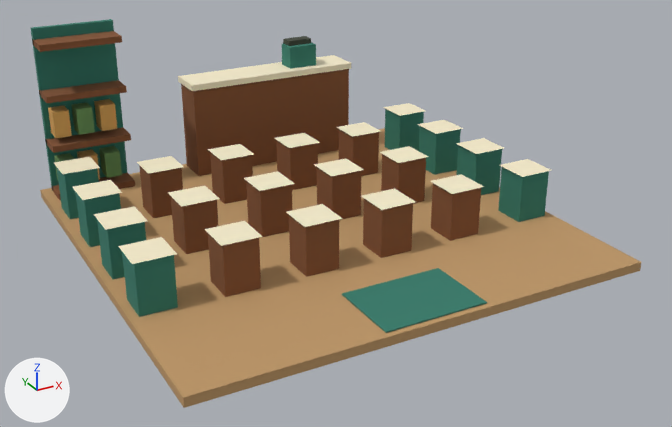
What one commit did to the glTF model assets/models/interiors/town_shop/floor.glb.
Both versions are drawn from a camera (50 mm lens) standing at (-1.55, -8.84, 3.47) and looking at (2.05, -2.31, 0.2). The lights are fixed; the arrows at lower left show +X, +Y and +Z. The picture after the commit comes second. Vertices at exactly the same position are counted once.

Objects in the first picture: 'floor'.
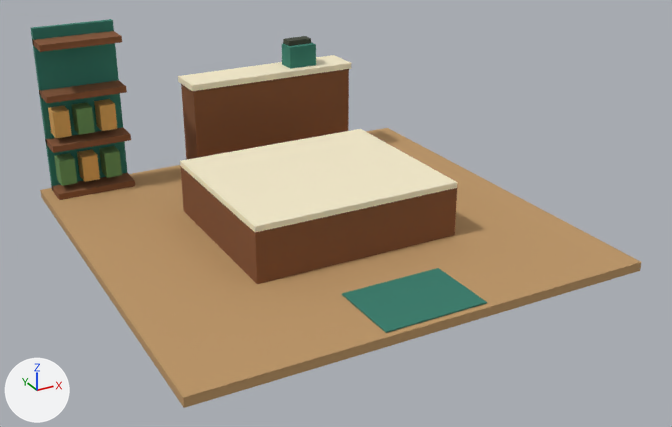
The change, as JSON lines over the scene's bpy script:
```json
{"block": "me_mesh_0", "where": "# used by ob_floor; location = (0.0, 0.0, 0.0)"}
{"op": "remove", "block": "me_mesh_0", "code": "me_mesh_0.from_pydata(...)  # 374 vertices, 404 faces; spans x 0.0..4.0, y -4.0..0.0, z -0.08..1.6"}
{"op": "add", "block": "me_mesh_0", "code": "me_mesh_0.from_pydata(...)  # 146 vertices, 226 faces; spans x 0.0..4.0, y -4.0..0.0, z -0.08..1.6"}
{"block": "me_mesh_0", "change": "me_mesh_0 part 1: 40 loose pieces with 240 vertices, spanning x 0.06..3.94, y -2.92..-0.53, z 0.0..0.45, are deleted"}
{"block": "me_mesh_0", "change": "me_mesh_0 part 2"}
{"block": "me_mesh_0", "change": "6 vertices are added at (1.05, -1.17, 0.0), (1.05, -1.17, 0.45), (1.05, -2.82, 0.0), (1.05, -2.82, 0.45), (1.05, -1.17, 0.5), (1.05, -2.82, 0.5)"}
{"block": "me_mesh_0", "change": "6 new vertices lie (1.9, 0.0, 0.0) away from vertices in x 1.05, y -2.82..-1.17, z 0.0..0.5"}
{"block": "me_mesh_0", "change": "22 new faces join them"}
```

Changed parts and their boxes (x1, y1, x2, y2) in the pictures (672 x 427 px):
```json
{"part": 1, "of": "me_mesh_0", "change": "deleted", "before": [54, 103, 552, 317]}
{"part": 2, "of": "me_mesh_0", "change": "added", "after": [180, 129, 458, 284], "on screen": "beige"}
```
